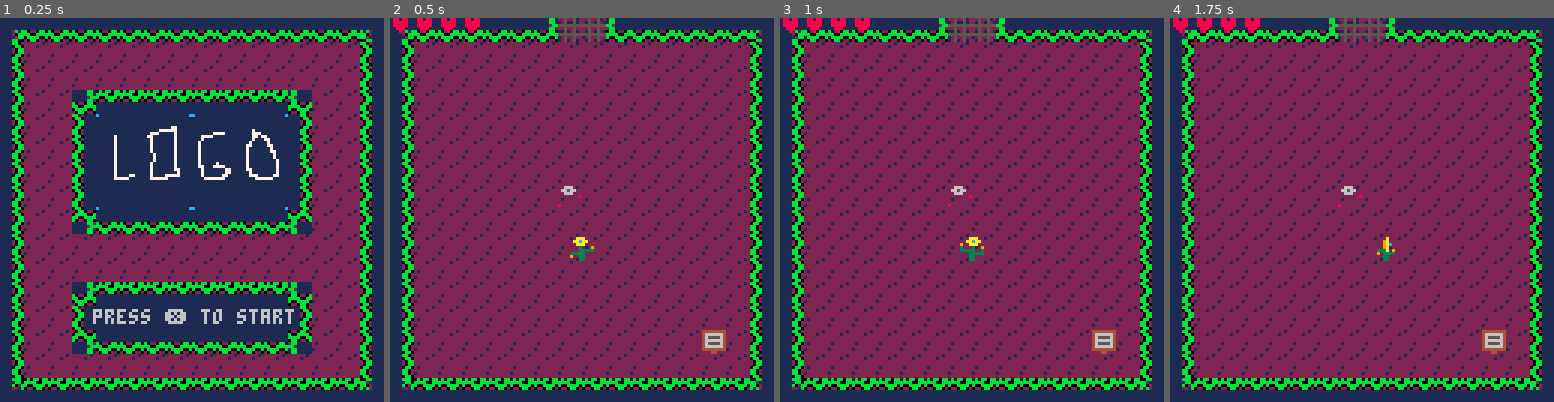
Above: before the commit, frames 1-4 (left to right).
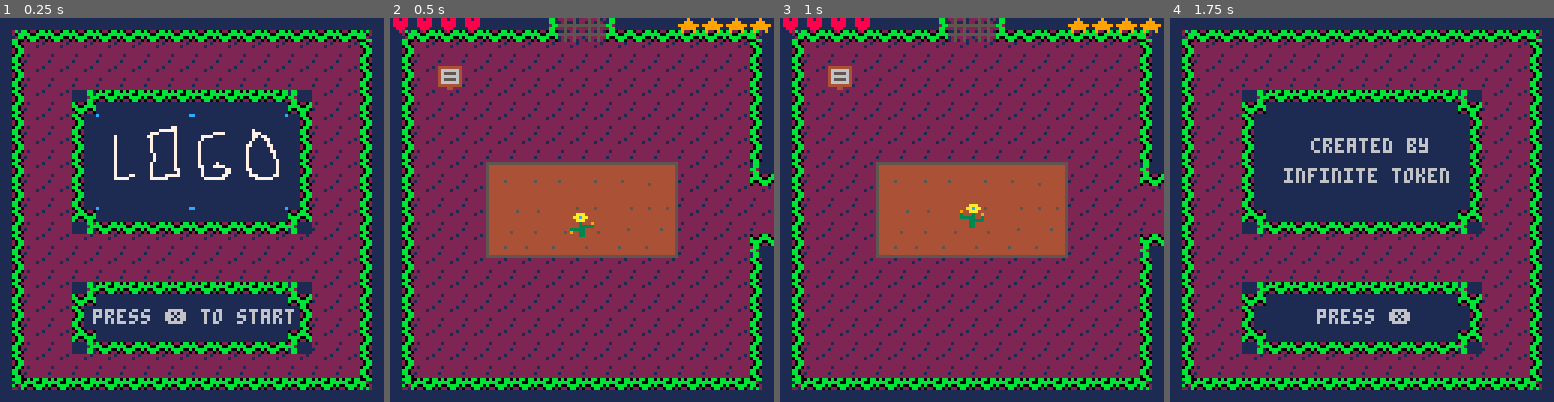
Above: after the commit, the same moments.

Repository: acwright/PICO-8
Game: PICO-8 cartridge ldjam/ldjam.p8
Same seed, same stepped clock (60 frames per second), same inputs: the game is played once before the commit and once after it.
Inputs:
- Up to frame 1 (0.25 s): no input
- Up to frame 2 (0.5 s): tap X (X key) at 0.33 s
- Up to frame 3 (1 s): tap O (Z key) at 0.7 s
- Up to frame 4 (1.75 s): tap X (X key) at 1.07 s; hold Right from 1.6 s (still down); tap O (Z key) at 1.7 s

Frame 1 is identical in both runs. In frame 2, 15% of the frame differs, in the area x 12-100%, y 0-88%; in frame 3, 15%; in frame 4, 34%, in the area x 0-88%, y 0-88%.

Commit message:
fixed death animation

Diff:
--- a/ldjam/ldjam.p8
+++ b/ldjam/ldjam.p8
@@ -62,7 +62,7 @@
 
 function init_game()
 	rooms=init_rooms()
-	room=rooms[19]
+	room=rooms[5]
 
 	player=init_player()
 	game.update=update_game
@@ -241,9 +241,10 @@
 		rest=0,
 		rest_period=20,
 		locked=false,
-		collectables=0,
+		collectables=4,
 		winning=false,
 		winning_timer=60,
+		death_timer=60,
 		holding={left=0,right=0,up=0,down=0},
 		update=function(self)
 			local lx=self.x
@@ -252,20 +253,15 @@
 			if self.health<=0 then
 				-- dying
 				if self.o_sprite==44 then
-					if self.sprite<47 then
-						if self.timer<=0 then
-							self.sprite+=1 self.timer=11
-							if (self.sprite==47) self.timer=40
-						end
-					else
-						if (self.timer<=0) init_gameover()
+					if self.sprite_frame==3 then
+						if (self.death_timer<=0) init_gameover()
+						self.death_timer-=1
 					end
-					self.timer-=1
 				else
+					self.sprite_timer=timer*2
 					self.o_sprite=44
 					self.sprite=44
-					self.frame=0
-					self.timer=timer
+					self.sprite_frame=0
 				end
 			elseif self.winning then
 				-- winning
@@ -476,12 +472,18 @@
 					if (self.rest==self.rest_period) self.energy+=1 self.rest=0
 				end
 			end
-			-- sprite_timer
-			if (self.sprite_timer<=0) self.sprite_timer=timer self.sprite_frame+=1
+			-- sprite_timer and sprite_frame
+			if self.sprite_timer<=0 then
+				if self.sprite_frame==3 then
+					if (self.health>0) self.sprite_frame=0
+				else
+					self.sprite_frame+=1
+				end
+				if self.health>0 then self.sprite_timer=timer else self.sprite_timer=timer*2 end
+			end
 			self.sprite_timer-=1
-			--sprite_frame
-			if (self.sprite_frame>3) self.sprite_frame=0
 			self.sprite=self.o_sprite+self.sprite_frame
+
 		end,
 		draw=function(self)
 			spr(self.sprite,self.x,self.y,1,1,self.flip_x,self.flip_y)
@@ -838,7 +840,8 @@
 		init_item(7,0,6),
 		init_item(8,0,7),
 		init_item(13,13,38),
-		init_item(7,7,39)
+		init_item(7,7,39),
+		init_enemy(7,7,56)
 	})
 	local room_19=init_room(13,{nil,nil,14,nil},{})
 	local room_20=init_room(13,{nil,nil,15,nil},{})
Not shown, changed: 32 lines of the sprite sheet (__gfx__) section of ldjam/ldjam.p8
